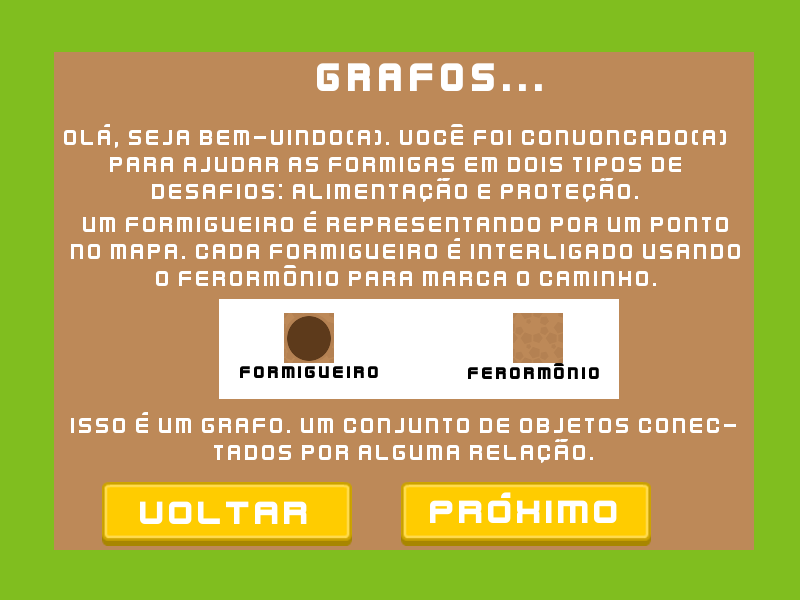
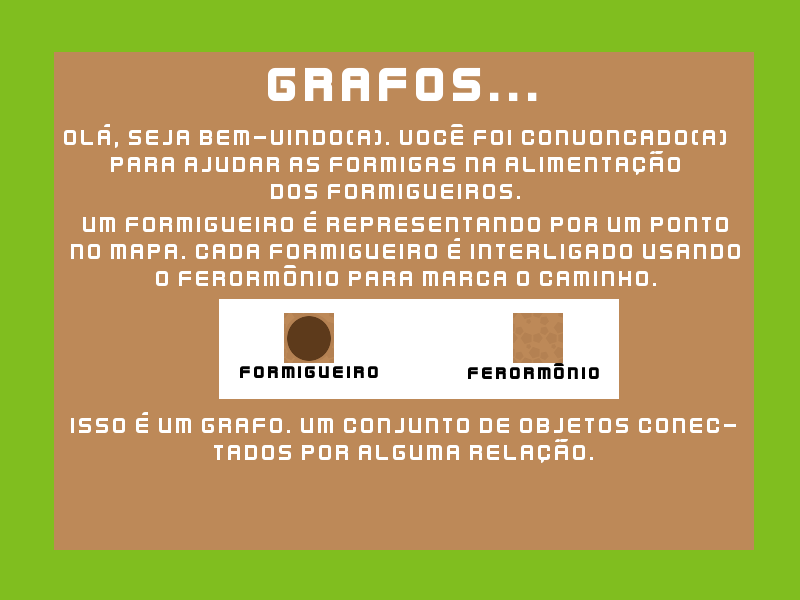
Layers edited between the first and the second 800×600 image:
hid "Fundo #1" over [401,482,651,546]
painted on "GRAFOS..." over [268,63,542,101]
painted on "oLÁ, SEJA BEM-VINDO(A). VOCÊ F..." over [110,151,681,202]
hid "Fundo #2" over [102,482,352,546]
painted on "Fundo" over [337,66,356,84]
